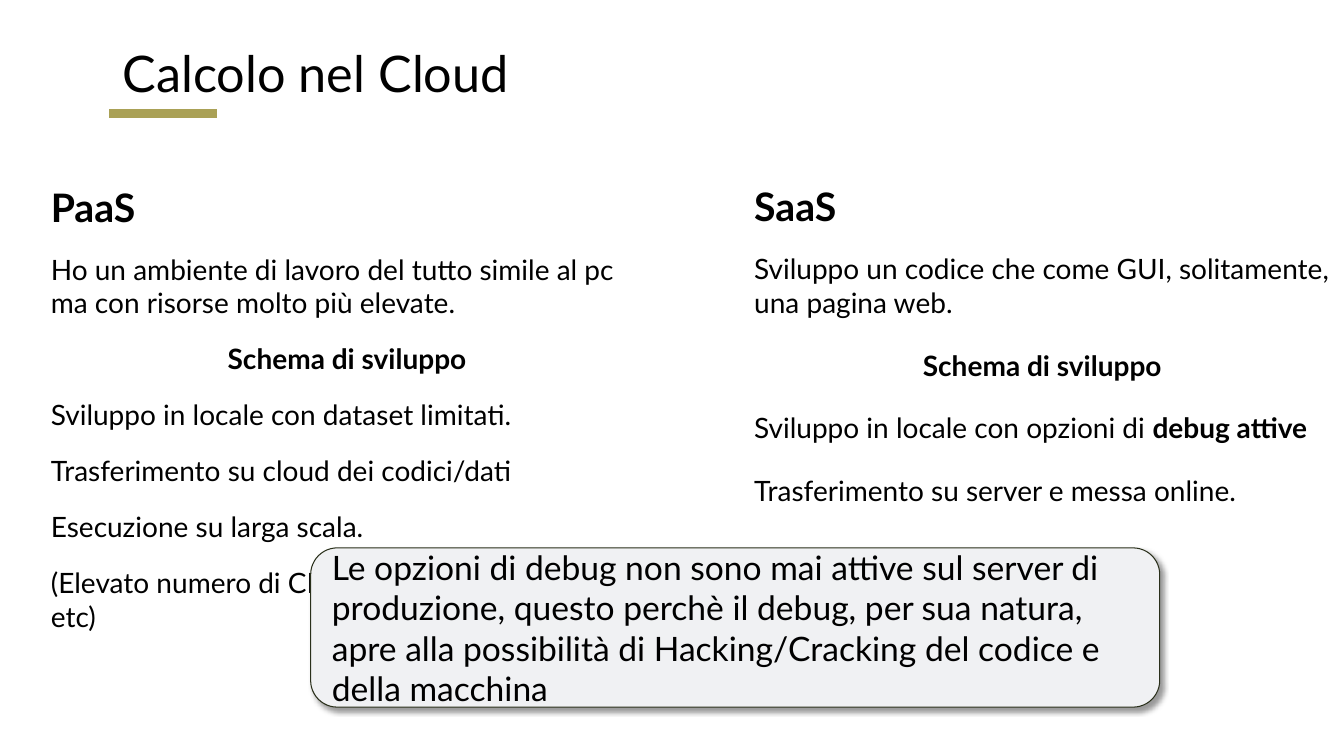
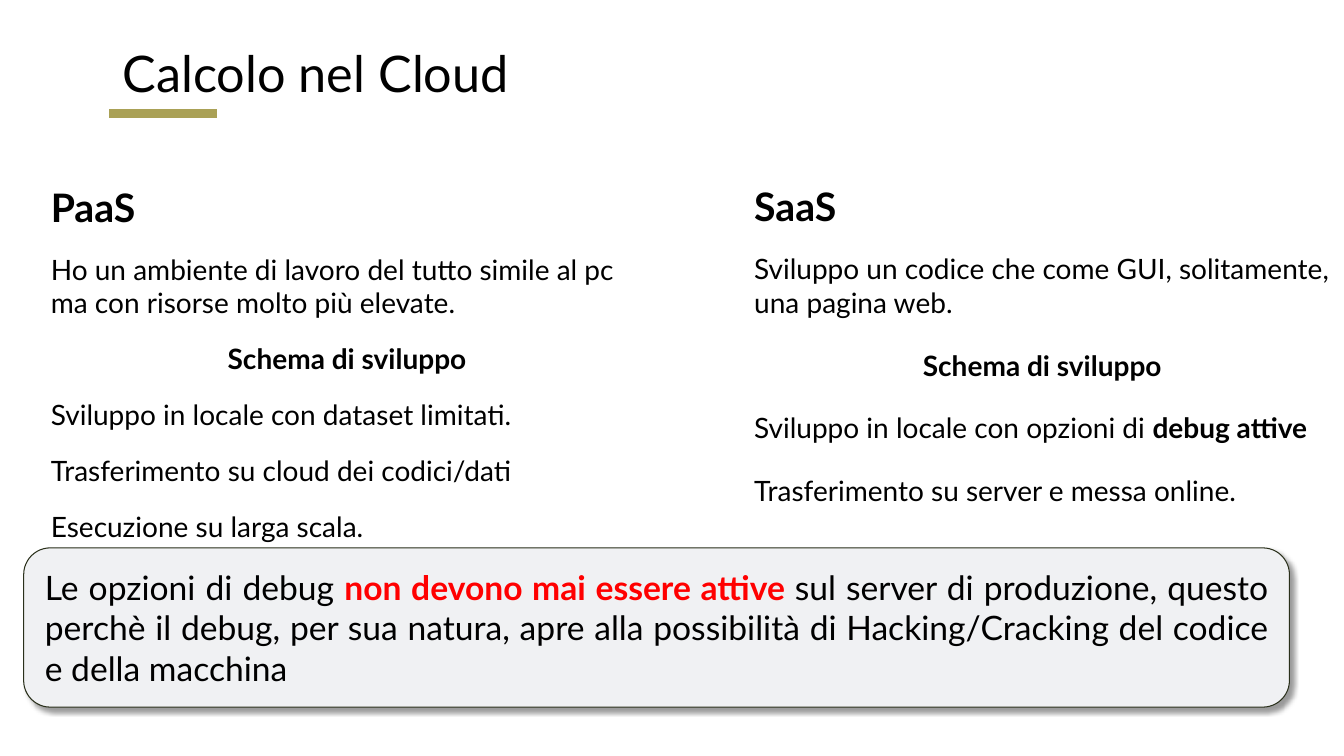
Before and after one commit to RomoloPoliti-INAF/PhDCourse2022, a slide deck: slide 58 of Cloud_Archive_and_Computation.pptx (slide 57 before the commit). Drawn at 1344x756 pixels with LibreOffice and Linux fonts; fonts in the diff are those of the drawing. Boxes give left, top, right and bottom in pixels: in the first picture for what was removed or moved away, otherwise in the second. Text is boxed around its words. In the diff, an @@ line names an element or a change of style, - is before the commit and + after.

```diff
--- a/Cloud_Archive_and_Computation.pptx
+++ b/Cloud_Archive_and_Computation.pptx
@@ rounded rectangle "Le opzioni di debug non ...": place and size @@
-rounded rectangle "Le opzioni di debug non ..." at [311,548,1159,708]
+rounded rectangle "Le opzioni di debug non ..." at [23,548,1290,708]
@@ text in rounded rectangle at [45,575,1268,682]: text changed @@
-Le opzioni di debug non sono mai attive sul server di produzione, questo perchè il debug, per sua natura, apre alla possibilità di Hacking/Cracking del codice e della macchina
+Le opzioni di debug non devono mai essere attive sul server di produzione, questo perchè il debug, per sua natura, apre alla possibilità di Hacking/Cracking del codice e della macchina
```
Also in this commit, not shown: 10 other slides changed, 22 slides added.
